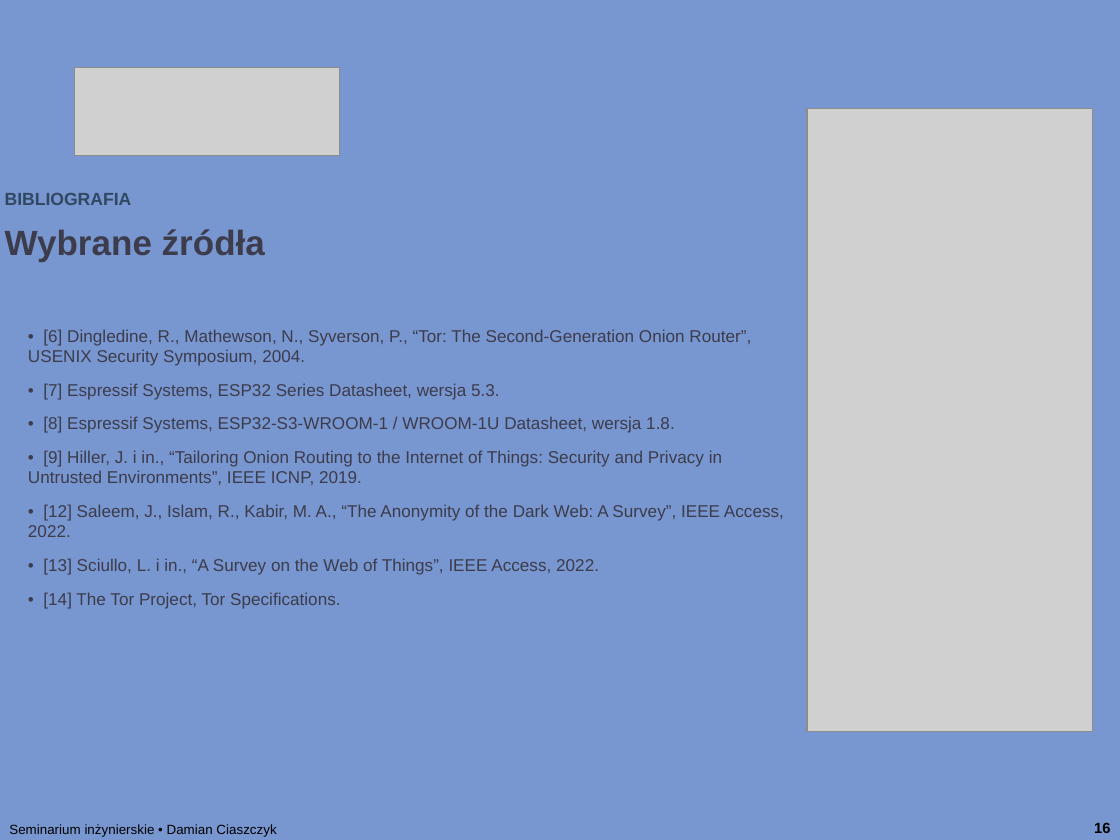
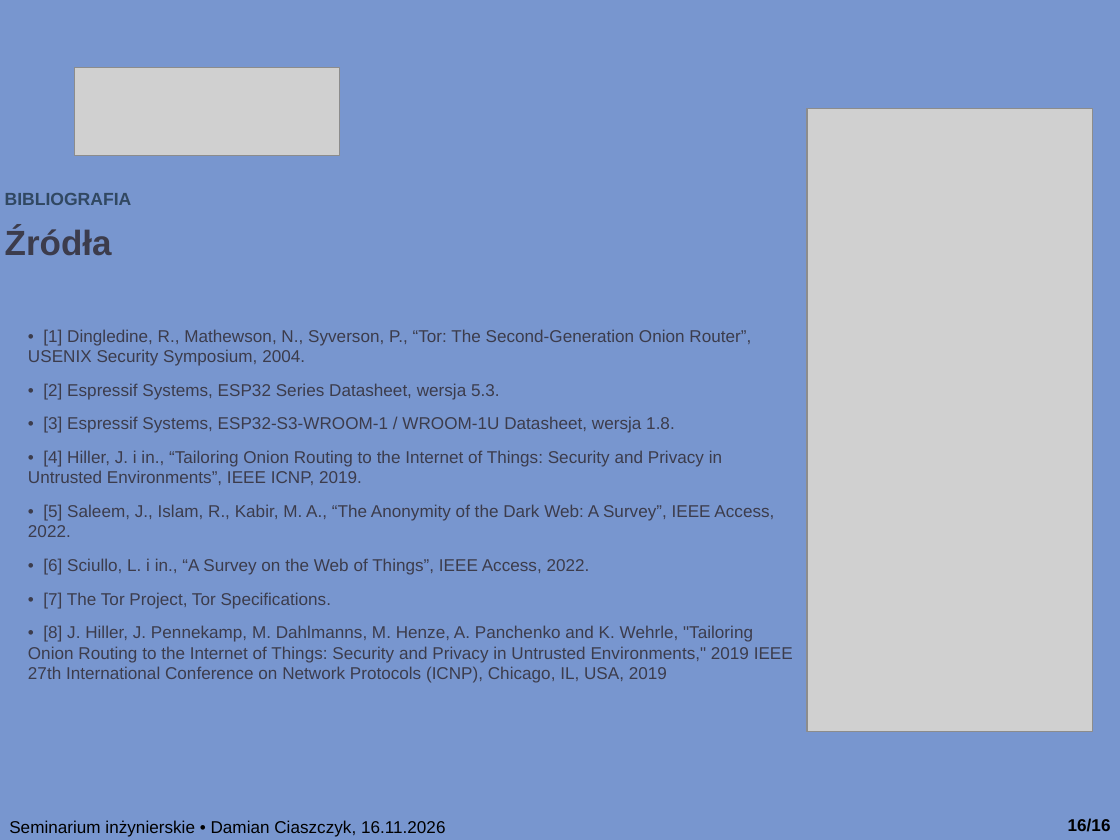
Before and after one commit to dciaszczyk/Engineering_Diploma, a slide deck: slide 16 of prezentacja/prezentacja_seminarka.pptx. Drawn at 1120x840 pixels with LibreOffice and Linux fonts; fonts in the diff are those of the drawing; grey boxes stand for pictures. Boxes give left, top, right and bottom in pixels: in the first picture for what was removed or moved away, otherwise in the second. Text is boxed around its words. In the diff, an @@ line names an element or a change of style, - is before the commit and + after.

```diff
--- a/prezentacja/prezentacja_seminarka.pptx
+++ b/prezentacja/prezentacja_seminarka.pptx
@@ text at box(5, 227, 112, 256): text changed @@
-Wybrane źródła
+Źródła
@@ text at box(28, 329, 793, 683): text changed @@
-• [6] Dingledine, R., Mathewson, N., Syverson, P., “Tor: The Second-Generation Onion Router”, USENIX Security Symposium, 2004.
-• [7] Espressif Systems, ESP32 Series Datasheet, wersja 5.3.
-• [8] Espressif Systems, ESP32-S3-WROOM-1 / WROOM-1U Datasheet, wersja 1.8.
-• [9] Hiller, J. i in., “Tailoring Onion Routing to the Internet of Things: Security and Privacy in Untrusted Environments”, IEEE ICNP, 2019.
-• [12] Saleem, J., Islam, R., Kabir, M. A., “The Anonymity of the Dark Web: A Survey”, IEEE Access, 2022.
-• [13] Sciullo, L. i in., “A Survey on the Web of Things”, IEEE Access, 2022.
-• [14] The Tor Project, Tor Specifications.
+• [1] Dingledine, R., Mathewson, N., Syverson, P., “Tor: The Second-Generation Onion Router”, USENIX Security Symposium, 2004.
+• [2] Espressif Systems, ESP32 Series Datasheet, wersja 5.3.
+• [3] Espressif Systems, ESP32-S3-WROOM-1 / WROOM-1U Datasheet, wersja 1.8.
+• [4] Hiller, J. i in., “Tailoring Onion Routing to the Internet of Things: Security and Privacy in Untrusted Environments”, IEEE ICNP, 2019.
+• [5] Saleem, J., Islam, R., Kabir, M. A., “The Anonymity of the Dark Web: A Survey”, IEEE Access, 2022.
+• [6] Sciullo, L. i in., “A Survey on the Web of Things”, IEEE Access, 2022.
+• [7] The Tor Project, Tor Specifications.
+• [8] J. Hiller, J. Pennekamp, M. Dahlmanns, M. Henze, A. Panchenko and K. Wehrle, "Tailoring Onion Routing to the Internet of Things: Security and Privacy in Untrusted Environments," 2019 IEEE 27th International Conference on Network Protocols (ICNP), Chicago, IL, USA, 2019
@@ text at box(9, 820, 445, 837): text changed; size 8.7 to 11 pt @@
-Seminarium inżynierskie • Damian Ciaszczyk
+Seminarium inżynierskie • Damian Ciaszczyk, 16.11.2026
@@ text at box(1068, 818, 1111, 832): text changed; size 9.5 to 11 pt @@
-16
+16/16
```
Also in this commit, not shown: 15 other slides changed, 1 other file.
